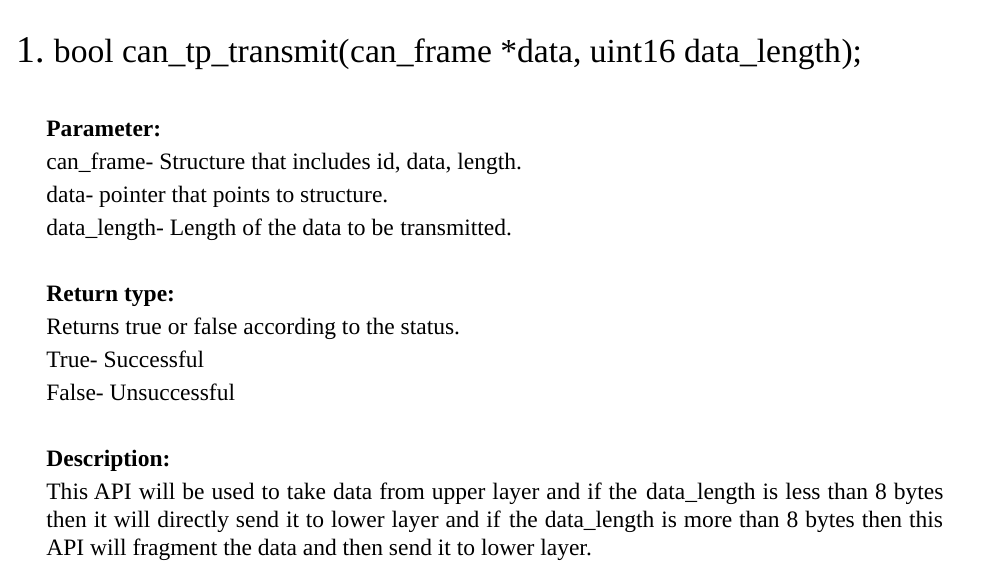
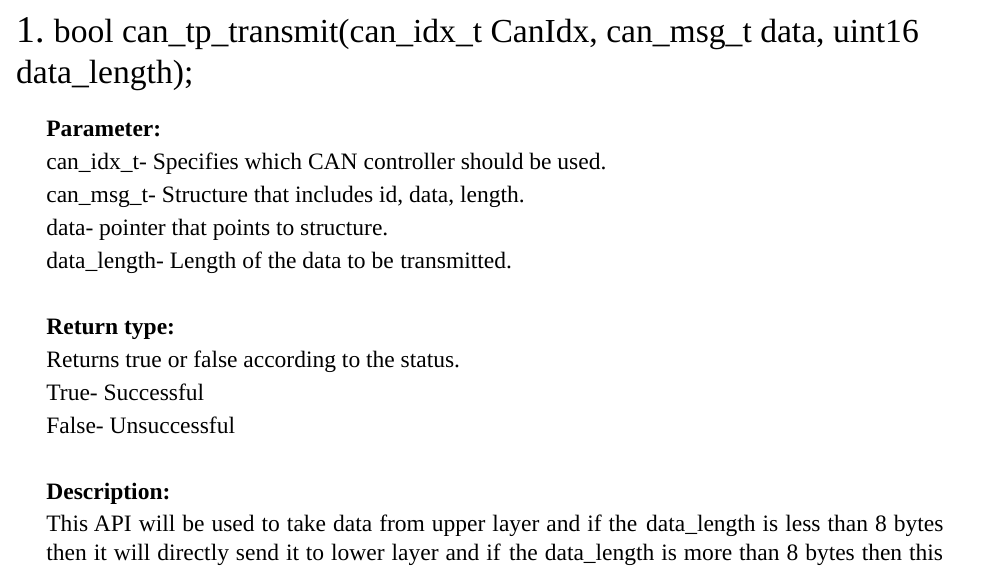
Before and after one commit to aveeresh/OBD_Stack, a slide deck: slide 2 of 20_Design/CAN_TP/DS_OBD_Stack_CAN_TP.pptx. Drawn at 1008x567 pixels with LibreOffice and Linux fonts; fonts in the diff are those of the drawing. Boxes give left, top, right and bottom in pixels: in the first picture for what was removed or moved away, otherwise in the second. Text is boxed around its words. In the diff, an @@ line names an element or a change of style, - is before the commit and + after.

```diff
--- a/20_Design/CAN_TP/DS_OBD_Stack_CAN_TP.pptx
+++ b/20_Design/CAN_TP/DS_OBD_Stack_CAN_TP.pptx
@@ text at bbox=[16, 17, 919, 89]: text changed @@
-1. bool can_tp_transmit(can_frame *data, uint16 data_length);
+1. bool can_tp_transmit(can_idx_t CanIdx, can_msg_t data, uint16 data_length);
@@ text at bbox=[46, 152, 606, 207]: text changed @@
-can_frame- Structure that includes id, data, length.
+can_idx_t- Specifies which CAN controller should be used.
+can_msg_t- Structure that includes id, data, length.
```
Also in this commit, not shown: 1 other slide changed.
